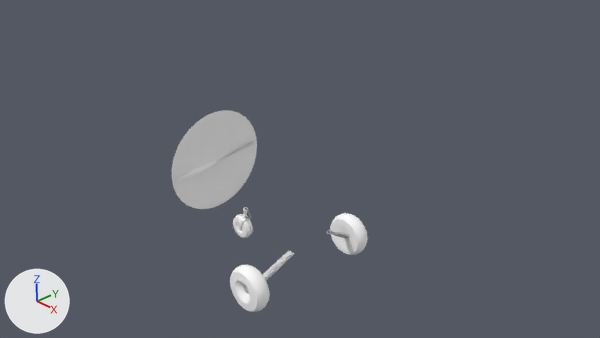
What one commit did to the Blender file Models/c172p-detailed-bushkit.blend.
The view is the same before and after, from the file's camera 'Camera'. Every picture has the same lights, and +X, +Y and +Z are marked at lower left.

In view in the first picture: 'LeftWheelBK', 'PropellerBK', 'PropellerBK.Fast', 'RightWheelBK'.
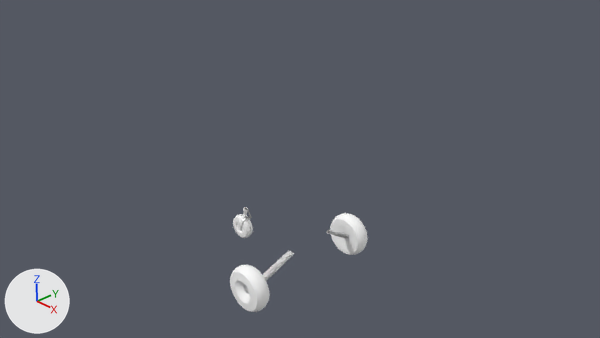
Pixel boxes [x1, y1, x2, y2] of what changed, in the pictures (600 x 338 px):
'PropellerBK.Fast', deleted
    before: [172, 110, 257, 209]
'PropellerBK', deleted
    before: [176, 142, 255, 183]

The change, as a list of edits to the scene's bpy script:
```text
Remove ob_propellerbk_fast:
    ob_propellerbk_fast = bpy.data.objects.new('PropellerBK.Fast', me_propeller_fast)
    ob_propellerbk_fast.location = (0.0, 0.0, 0.0)
    ob_propellerbk_fast.show_transparent = True
Remove ob_propellerbk:
    ob_propellerbk = bpy.data.objects.new('PropellerBK', me_propeller)
    ob_propellerbk.location = (0.0, 0.0, 0.0)
    ob_propellerbk.show_transparent = True
```
